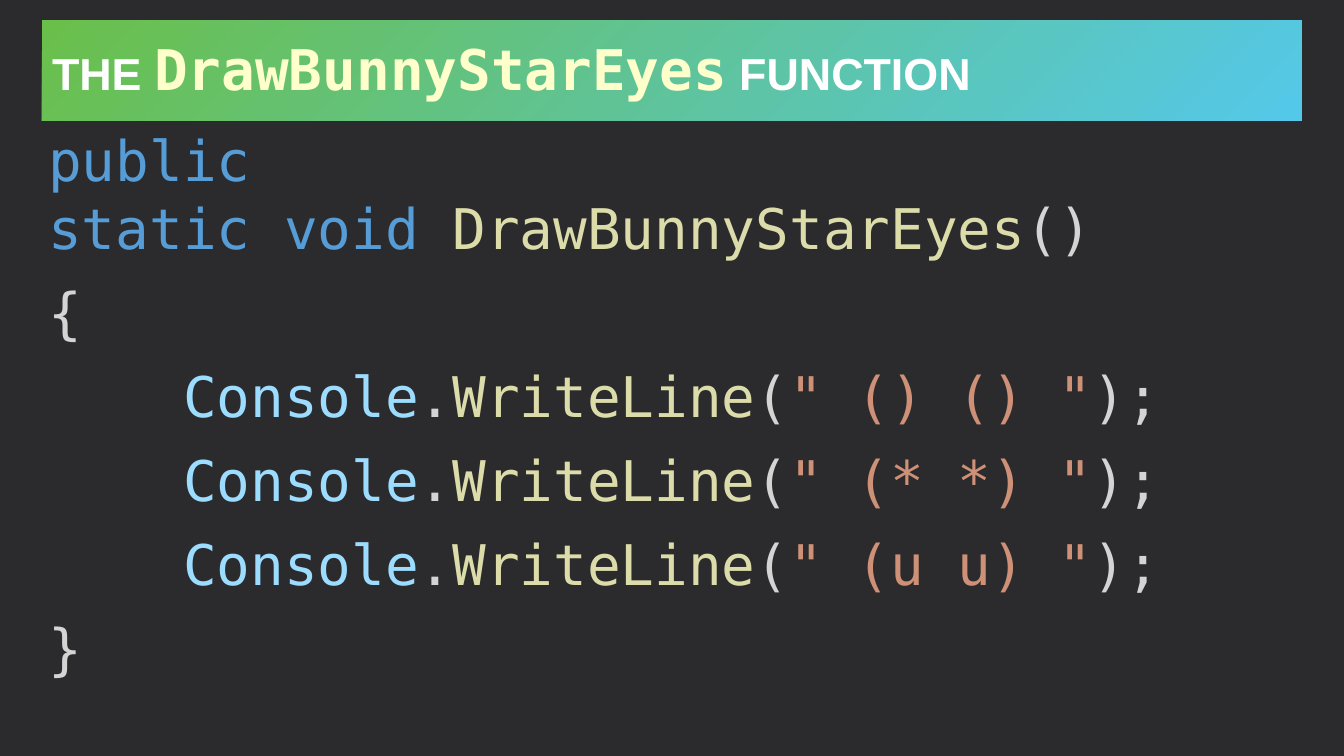
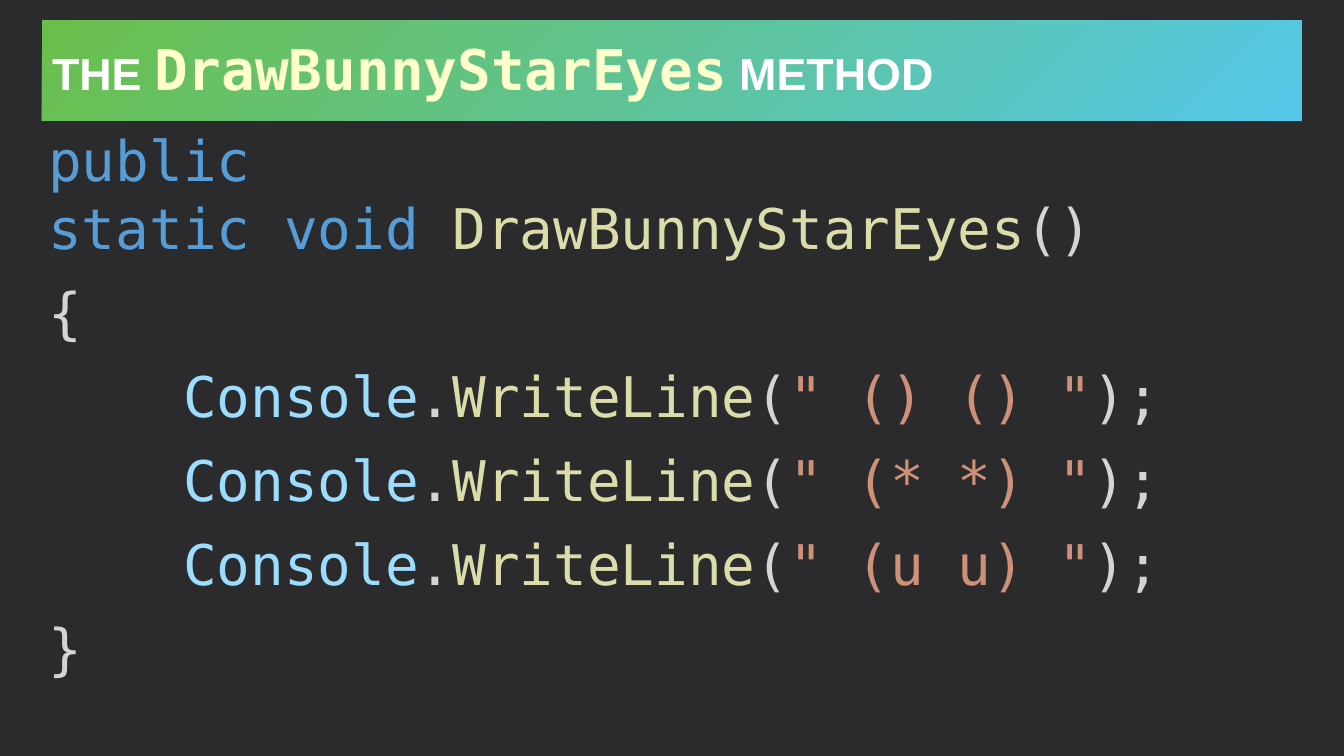
Before and after one commit to hytechclub/cs-101, a slide deck: slide 3 of MethodParameters/MethodParameters.pptx. Drawn at 1344x756 pixels with LibreOffice and Linux fonts; fonts in the diff are those of the drawing. Boxes give left, top, right and bottom in pixels: in the first picture for what was removed or moved away, otherwise in the second. Text is boxed around its words. In the diff, an @@ line names an element or a change of style, - is before the commit and + after.

Commit message:
update method params ppts

```diff
--- a/MethodParameters/MethodParameters.pptx
+++ b/MethodParameters/MethodParameters.pptx
@@ title at bbox=[52, 44, 933, 101]: text changed @@
-THE DrawBunnyStarEyes FUNCTION
+THE DrawBunnyStarEyes METHOD
```
Also in this commit, not shown: 2 other slides changed, 1 other file.
